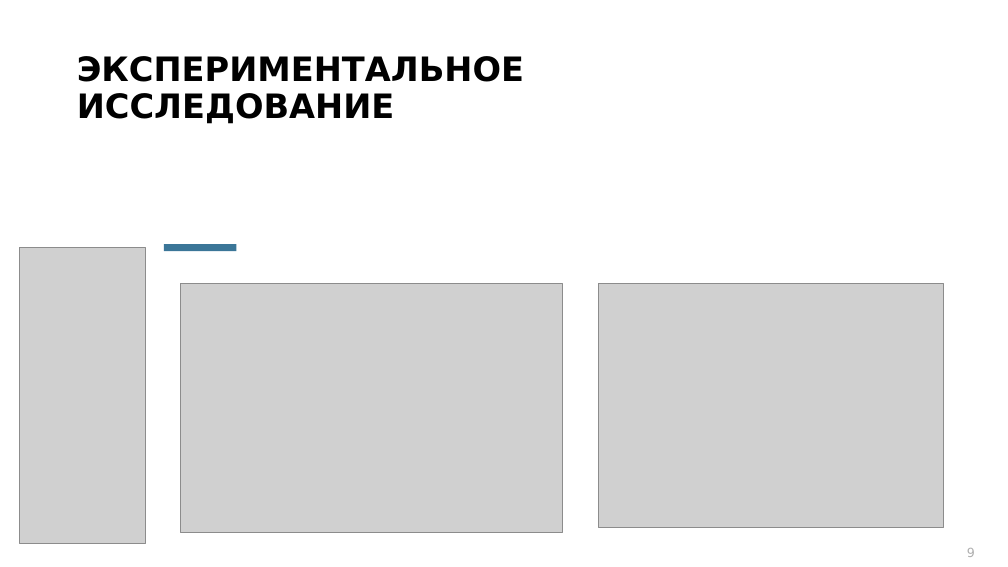
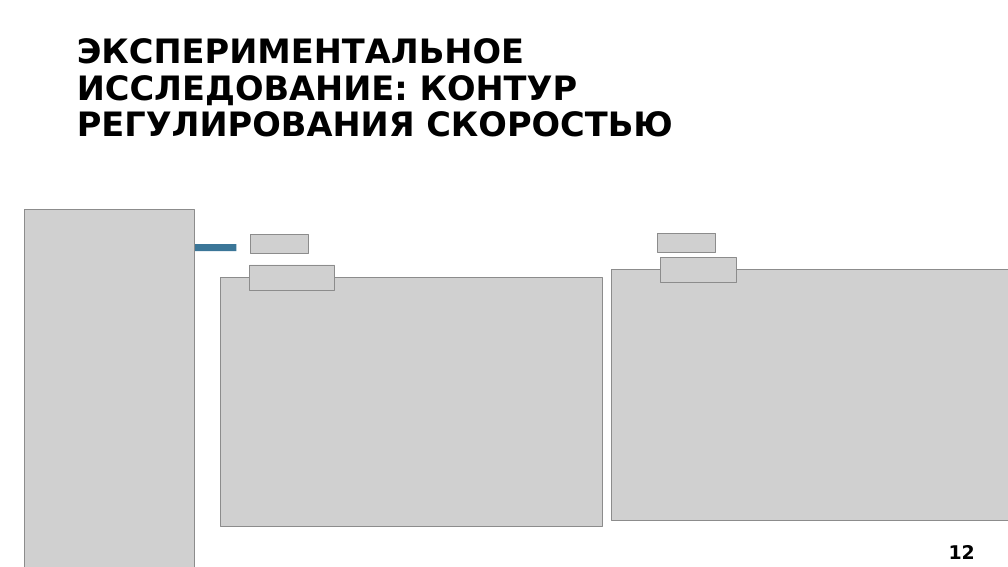
Before and after one commit to sokuroff/education, a slide deck: slide 12 of ВКР/ВКР.pptx (slide 9 before the commit). Drawn at 1008x567 pixels with LibreOffice and Linux fonts; fonts in the diff are those of the drawing; grey boxes stand for pictures; background and template pictures are left out. Boxes give left, top, right and bottom in pixels: in the first picture for what was removed or moved away, otherwise in the second. Text is boxed around its words. In the diff, an @@ line names an element or a change of style, - is before the commit and + after.

```diff
--- a/ВКР/ВКР.pptx
+++ b/ВКР/ВКР.pptx
@@ title at (77, 38, 672, 137): text changed @@
-ЭКСПЕРИМЕНТАЛЬНОЕ ИССЛЕДОВАНИЕ
+ЭКСПЕРИМЕНТАЛЬНОЕ ИССЛЕДОВАНИЕ: КОНТУР РЕГУЛИРОВАНИЯ СКОРОСТЬЮ
@@ picture: place and size @@
-picture at (20, 247, 145, 543)
+picture at (24, 209, 194, 567)
@@ picture added at (250, 234, 308, 253) @@
@@ picture added at (658, 234, 715, 253) @@
@@ picture added at (250, 265, 334, 290) @@
@@ picture: place and size @@
-picture at (598, 284, 944, 528)
+picture at (612, 269, 1008, 520)
@@ picture added at (661, 257, 737, 282) @@
@@ picture: place and size @@
-picture at (181, 284, 563, 532)
+picture at (221, 278, 603, 526)
@@ page number at (949, 545, 975, 559): text changed; size 12 to 18 pt; text colour #AEAEAE to #000000; bold on @@
-9
+12
```
Also in this commit, not shown: 6 other slides changed, 3 slides added, 2 other files.
